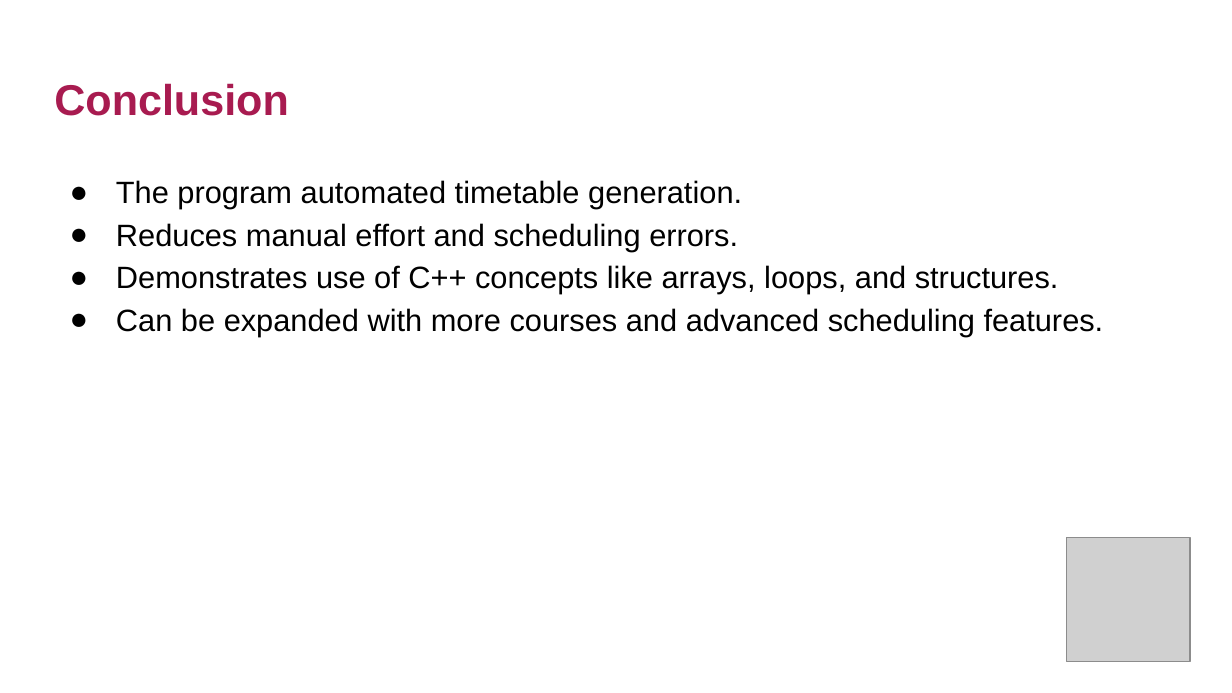
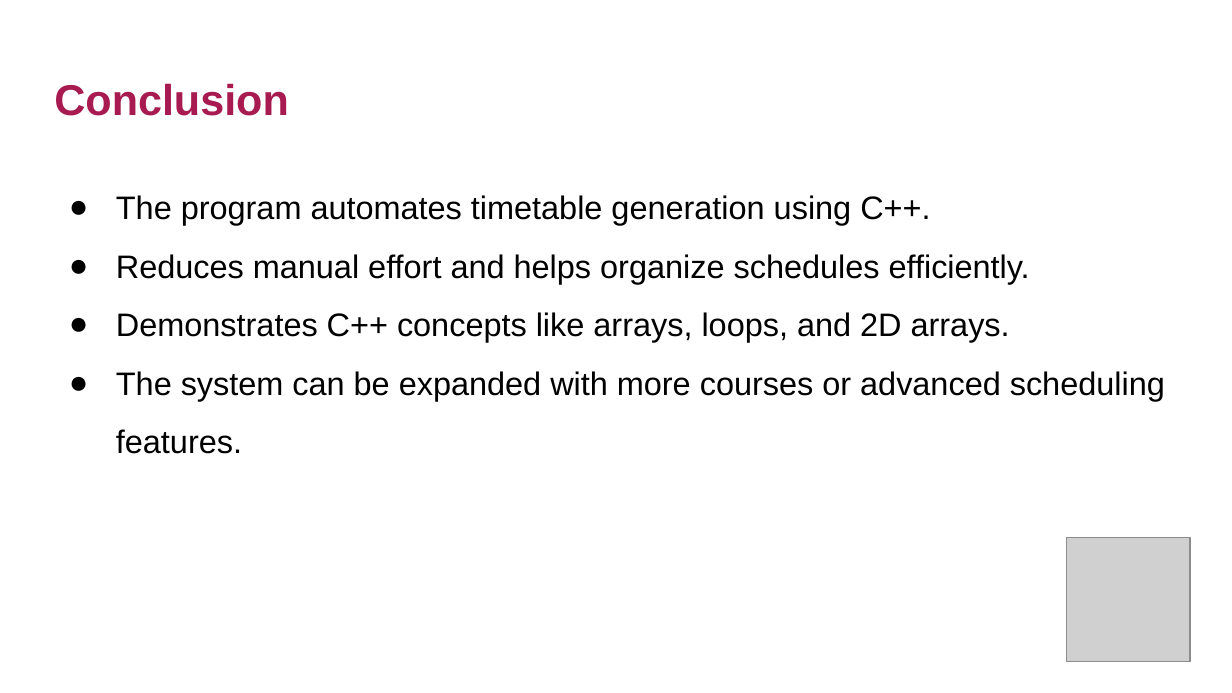
Before and after one commit to rishithakkerr/CFinal, a slide deck: slide 5 of Documentation/c++PPT.pptx. Drawn at 1232x693 pixels with LibreOffice and Linux fonts; fonts in the diff are those of the drawing; grey boxes stand for pictures. Boxes give left, top, right and bottom in pixels: in the first picture for what was removed or moved away, otherwise in the second. Text is boxed around its words. In the diff, an @@ line names an element or a change of style, - is before the commit and + after.

```diff
--- a/Documentation/c++PPT.pptx
+++ b/Documentation/c++PPT.pptx
@@ text at box(116, 195, 1165, 454): text changed; size 18 to 19 pt @@
-● The program automated timetable generation.
-● Reduces manual effort and scheduling errors.
-● Demonstrates use of C++ concepts like arrays, loops, and structures.
-● Can be expanded with more courses and advanced scheduling features.
+● The program automates timetable generation using C++.
+● Reduces manual effort and helps organize schedules efficiently.
+● Demonstrates C++ concepts like arrays, loops, and 2D arrays.
+● The system can be expanded with more courses or advanced scheduling features.
```
Also in this commit, not shown: 3 other slides changed.
